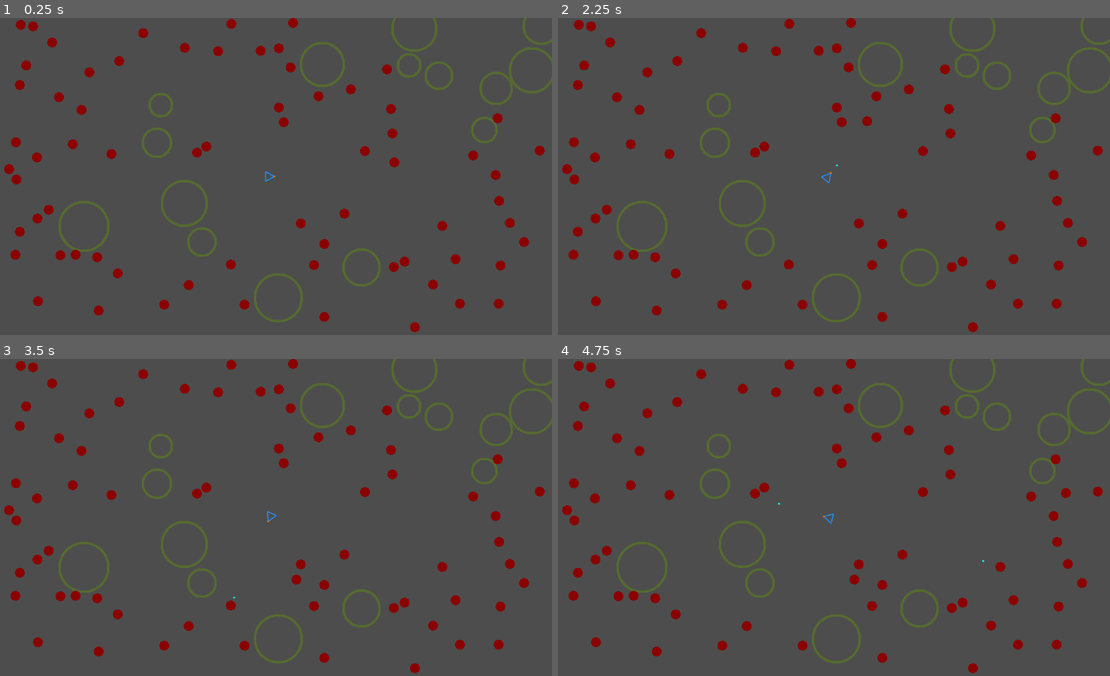
Above: before the commit, frames 1-4 (two rows, left to right).
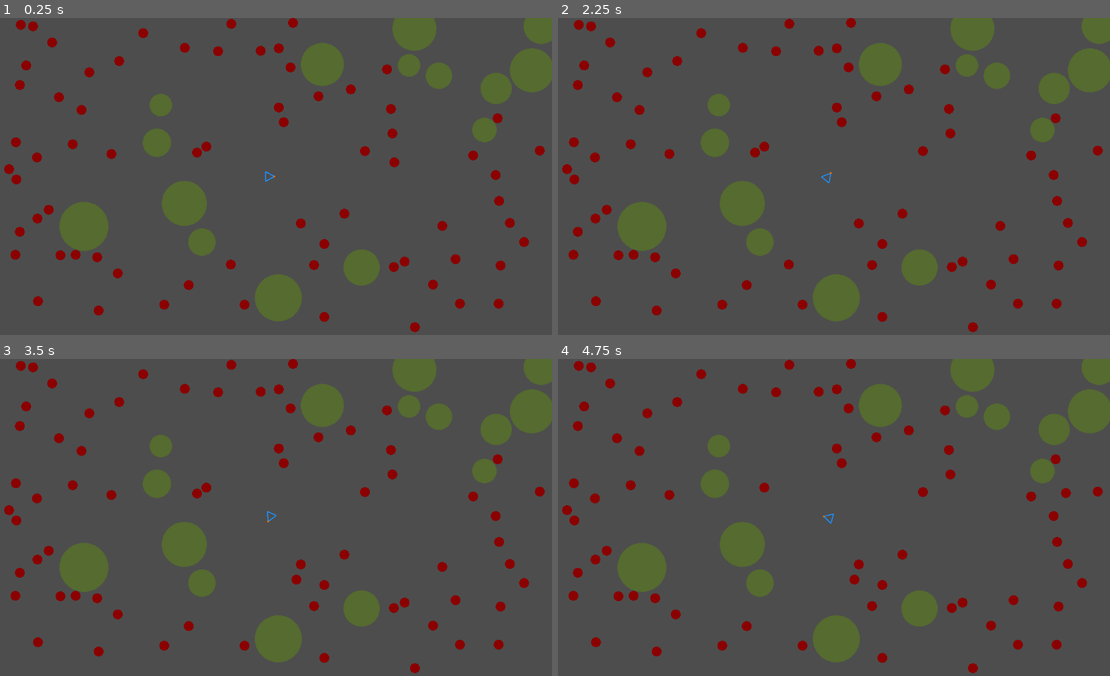
Above: after the commit, the same moments.

Repository: MagnusLucas/ai_1_zombie
Game: Godot game, scene res://main.tscn
The game is run twice, just before and just after one commit, with the same random seed, the same clock (stepped at 60 frames per second) and the same inputs.
Inputs (mouse positions are in pixels of both pictures, inside the frame that each line leads up to):
- Up to frame 1 (0.25 s): no input
- Up to frame 2 (2.25 s): tap Enter at 0.5, 2 s; move the mouse to (949, 160) at 0.52 s; click (949, 160) at 0.67 s; tap Space at 1.25 s; move the mouse to (712, 192) at 1.27 s; click (712, 192) at 1.42 s; move the mouse to (883, 106) at 2.02 s; click (883, 106) at 2.17 s
- Up to frame 3 (3.5 s): move the mouse to (242, 580) at 2.77 s; click (242, 580) at 2.92 s
- Up to frame 4 (4.75 s): tap Space at 3.5 s; move the mouse to (999, 565) at 3.52 s; click (999, 565) at 3.67 s; tap Enter at 4.25 s; move the mouse to (657, 469) at 4.27 s; click (657, 469) at 4.42 s

The runs differ from the first frame. In frame 1, 8.1% of the frame differs, in the area x 10-100%, y 0-96%; in frame 2, 8.1%; in frame 3, 8.1%; in frame 4, 8.2%.

Commit message:
Switch bullets to ray gun, messed around with how player collides

Diff:
--- a/bullet.gd
+++ b/bullet.gd
@@ -1,30 +1,41 @@
 class_name Bullet
 extends Sprite2D
 
-var radius = 2;
-var velocity;
-var velocityMultiplier = 5
+var directionVector
 var color = Color.AQUA
+var rayEndPoint #global position of the end of the bullet
+var lifetime = 3 #fps
+var rayWidth = 2
 
-func _init(aPosition, aRadius, aVelocity) -> void:
+func _init(aPosition, aDirection) -> void:
 	position = aPosition
-	radius = aRadius
-	velocity = aVelocity * velocityMultiplier
+	directionVector = aDirection
+	rayEndPoint = position + directionVector
 
-func _physics_process(_delta: float) -> void:
-	if !get_viewport_rect().has_point(position):
+func _ready() -> void:
+	rayCast()
+
+func _process(_delta: float) -> void:
+	if lifetime <= 0:
 		queue_free()
-	position += velocity
-	var zombies = get_parent().zombies
-	var obstacles = get_parent().obstacles
-	for obstacle in obstacles:
-		if obstacle.position.distance_to(position) <= obstacle.radius + radius:
-			queue_free()
-	for zombie in zombies:
-		if zombie.position.distance_to(position) <= zombie.radius + radius:
-			queue_free()
-			get_parent().zombies.remove_at(get_parent().zombies.find(zombie))
-			zombie.queue_free()
+	else:
+		lifetime -= 1
 
 func _draw():
-	draw_circle(Vector2i(0,0), radius, color)
+	# line is drawn at the position of this sprite, so its beginning is at Vector2i(0,0)
+	# and rayEndPoint is global, so position needs to be distracted
+	draw_line(Vector2i(0,0), rayEndPoint - position, color, rayWidth)
+
+func rayCast():
+	var colliding = false
+	while get_viewport_rect().has_point(rayEndPoint) and not colliding:
+		rayEndPoint += directionVector
+		# we should probably be checking only zombies and obstacles that are close, but for now it is what it is
+		var zombies = get_parent().zombies
+		var obstacles = get_parent().obstacles
+		for obstacle in obstacles:
+			if obstacle.has_point(rayEndPoint):
+				colliding = true
+		for zombie in zombies:
+			if zombie.has_point(rayEndPoint):
+				colliding = true
--- a/main.gd
+++ b/main.gd
@@ -19,6 +19,8 @@
 	if randi_range(0,59) == 0:
 		create_zombie()
 
+
+##This function checks whether potential_coords is an aviable space to place a circle with radius radius
 func is_not_on_player(potential_coords, radius):
 	if potential_coords.distance_to(player.position) < radius + Globals.SAFE_RADIUS:
 		return false
--- a/obstacle.gd
+++ b/obstacle.gd
@@ -1,19 +1,34 @@
 class_name Obstacle
 extends Sprite2D
+## This is a class representing a circular obstacle.
+## It has a radius of size between Globals.OBSTACLE_MIN_SIZE and Globals.OBSTACLE_MAX_SIZE in pixels,
+## and a color which is used when drawing it .
+##
+## You can call not_on_another_obstacle static function on this class to determine whether particular coordinates and radius pair
+## would result in an obstacle that overlaps with another obstacle.
 
-var radius;
+var radius; ## radius size of the obstacle in pixels
 var color = Color.DARK_OLIVE_GREEN
-var filled = false
 
+## others - existing obstacles
+## potential_coords - coordinates you want to check
+## potential_radius - radius of obstacle you want to create at potential_coords
 static func not_on_another_obstacle(others, potential_coords, potential_radius):
 	for other in others:
 		if other.position.distance_to(potential_coords) < other.radius + potential_radius:
 			return false
 	return true
 
-func _init(coords, size) -> void:
+
+func _init(coords, size) -> void: ##The constructor
 	position = coords
 	radius = size
 
 func _draw():
-	draw_circle(Vector2i(0,0), radius, color, filled, 5)
+	draw_circle(Vector2i(0,0), radius, color)
+
+## checks if specific coordinates are inside this obstacle
+func has_point(coordinates):
+	if coordinates.distance_to(position) <= radius:
+		return true
+	return false
--- a/player.gd
+++ b/player.gd
@@ -12,6 +12,10 @@
 var max_speed = 100.0
 var velocity = Vector2(0,0)
 
+# for reversing the position when the player hits an obstacle
+var last_position
+var last_rotation
+
 func _init(aCoords) -> void:
 	position = aCoords
 	var h = a*sqrt(3)/2
@@ -22,26 +26,29 @@
 func _input(event: InputEvent) -> void:
 	if event is InputEventMouseButton:
 		if event.is_pressed() and event.button_index == MOUSE_BUTTON_LEFT:
-			get_parent().add_child(Bullet.new(position + v3.rotated(rotation), wallThickness, (get_viewport().get_mouse_position() - position).normalized()))
+			get_parent().add_child(Bullet.new(position + v3.rotated(rotation), (get_viewport().get_mouse_position() - position).normalized()))
 
 # Called every frame. 'delta' is the elapsed time since the previous frame.
 func _physics_process(delta: float) -> void:
+	var mousePosition = get_viewport().get_mouse_position()
+	var angle = Vector2(1,0).angle_to(mousePosition - position)
+	last_rotation = rotation
+	rotation = angle
 	var obstacles = get_parent().obstacles
 	check_collision_border(get_viewport_rect())
 	for obstacle in obstacles:
-		check_collision(obstacle.position, obstacle.radius)
+		check_collision(obstacle)
 
-	var mousePosition = get_viewport().get_mouse_position()
-	var angle = Vector2(1,0).angle_to(mousePosition - position)
-	rotation = angle
 	if Input.is_mouse_button_pressed(MOUSE_BUTTON_RIGHT):
 		var direction = (mousePosition - position).normalized()
 		velocity += acceleration * delta * direction
 		if velocity.length() > max_speed:
 			velocity = velocity.normalized()*max_speed
+		last_position = position
 		position += velocity*delta
 	elif !velocity.is_zero_approx():
 		velocity = (velocity.length() - acceleration*delta)*velocity.normalized()
+		last_position = position
 		position += velocity*delta
 
 
@@ -53,6 +60,8 @@
 
 func handle_collision(colliderPosition, vertex = null):
 	#sumthing with normals
+	position = last_position
+	rotation = last_rotation
 	velocity -= velocity*2
 
 func check_collision_border(borders):
@@ -65,9 +74,9 @@
 			else:
 				handle_collision(Vector2(1,vertex.y), vertex)
 
-func check_collision(colliderPosition, colliderRadius):
+func check_collision(collider):
 	var vertex_in_circle = func(vertexPosition):
-		return (vertexPosition - colliderPosition).length() < colliderRadius
+		return collider.has_point(vertexPosition)
 	for vertex in [v1,v2,v3]:
-		if vertex_in_circle.call(position+vertex):
-			handle_collision(colliderPosition, vertex)
+		if vertex_in_circle.call(position+vertex.rotated(rotation)):
+			handle_collision(collider, vertex)
--- a/project.godot
+++ b/project.godot
@@ -13,7 +13,6 @@
 config/name="AI_1_Zombie"
 run/main_scene="res://main.tscn"
 config/features=PackedStringArray("4.3", "GL Compatibility")
-config/icon="res://icon.svg"
 
 [autoload]
 
--- a/zombie.gd
+++ b/zombie.gd
@@ -24,3 +24,11 @@
 
 func _draw():
 	draw_circle(Vector2i(0,0), radius, color)
+
+## checks if specific coordinates are inside this zombie
+func has_point(coordinates):
+	if coordinates.distance_to(position) <= radius:
+		get_parent().zombies.remove_at(get_parent().zombies.find(self))
+		queue_free()
+		return true
+	return false
